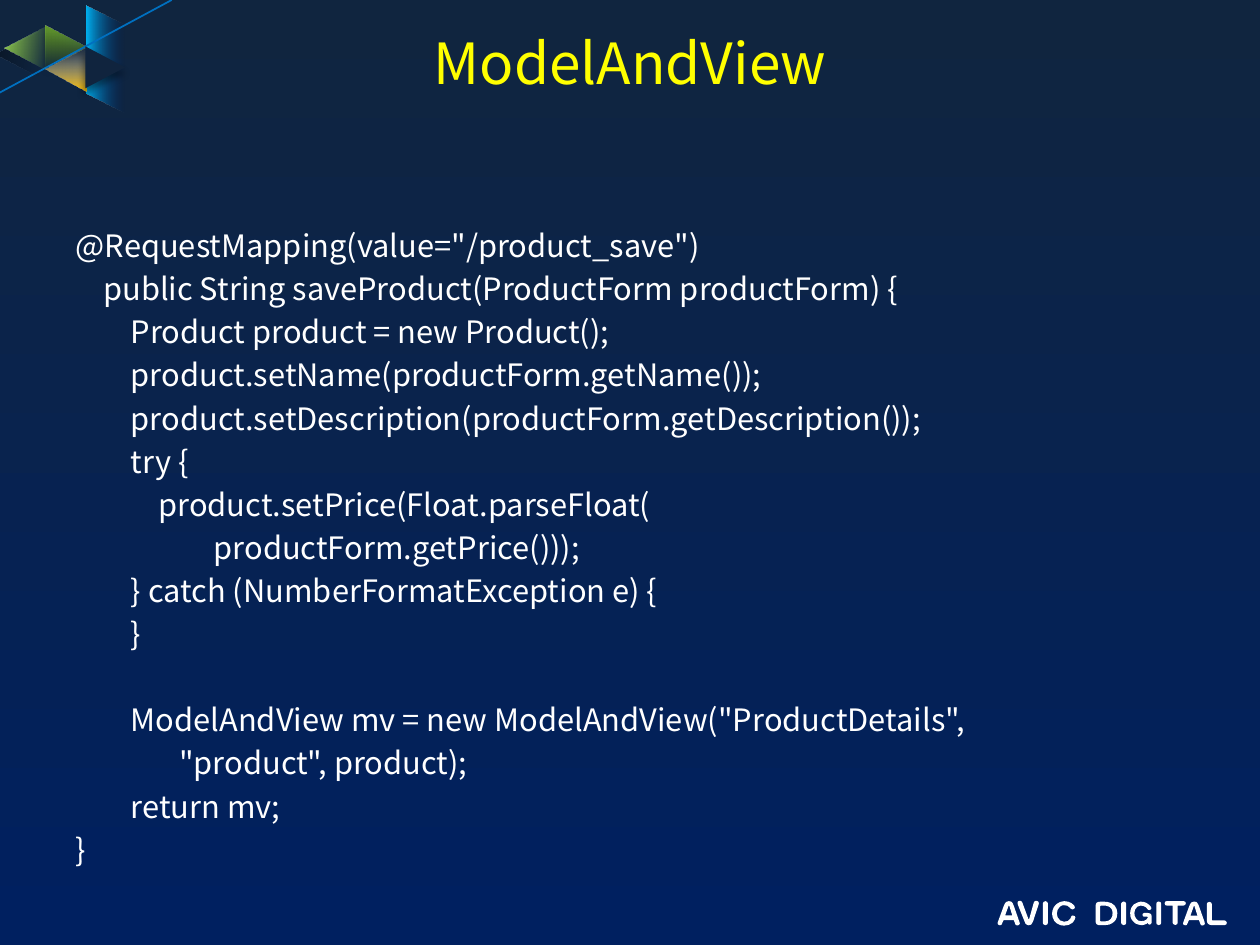
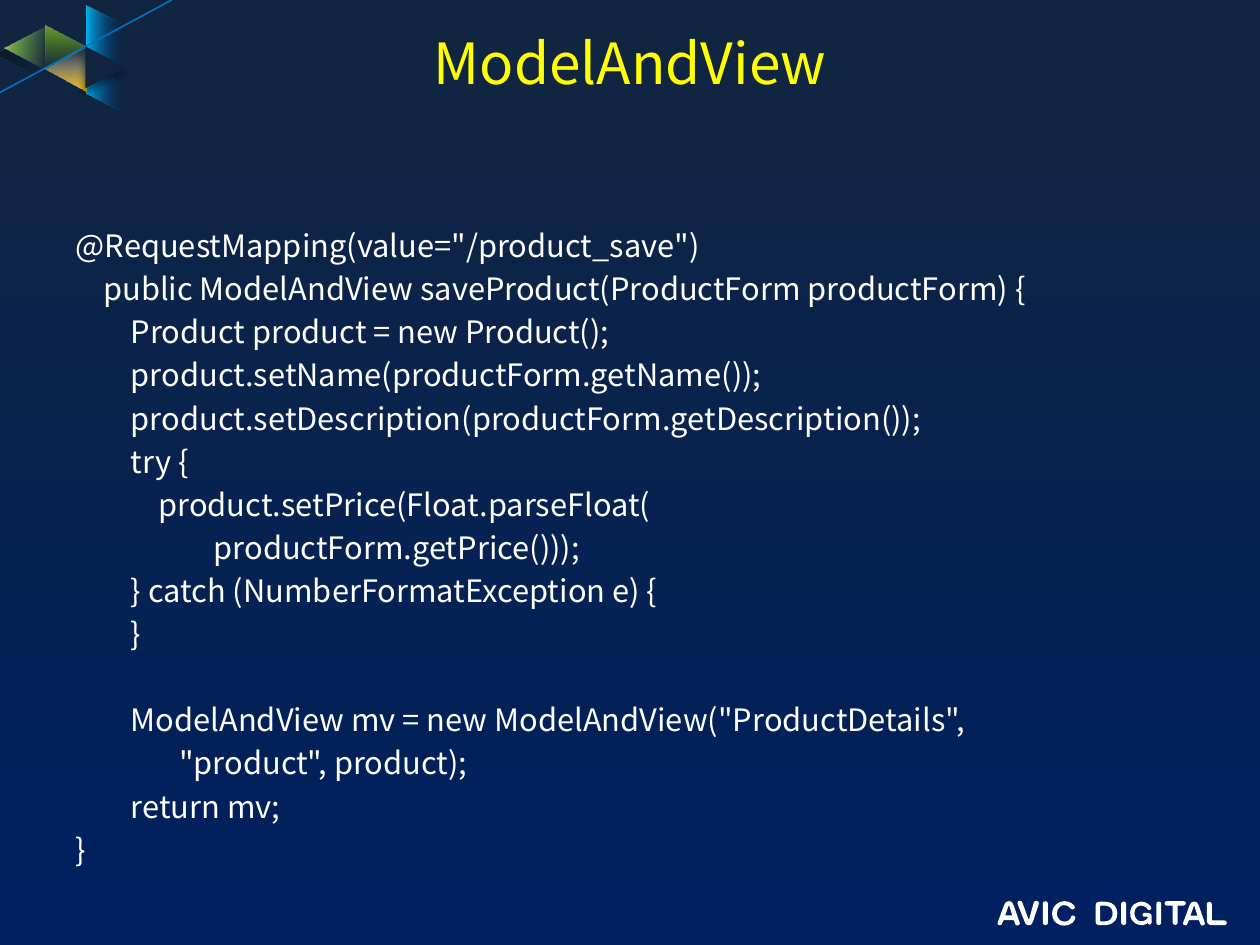
Before and after one commit to guofengzh/java-way, a slide deck: slide 13 of spring/docs/08-spring-mvc.pptx. Drawn at 1260x945 pixels with LibreOffice and Linux fonts; fonts in the diff are those of the drawing; background and template pictures are left out. Boxes give left, top, right and bottom in pixels: in the first picture for what was removed or moved away, otherwise in the second. Text is boxed around its words. In the diff, an @@ line names an element or a change of style, - is before the commit and + after.

```diff
--- a/spring/docs/08-spring-mvc.pptx
+++ b/spring/docs/08-spring-mvc.pptx
@@ text at (x1=103, y1=275, x2=1009, y2=307): text changed @@
-public String saveProduct(ProductForm productForm) {
+public ModelAndView saveProduct(ProductForm productForm) {
```
Also in this commit, not shown: 3 other slides changed, 21 other files.
